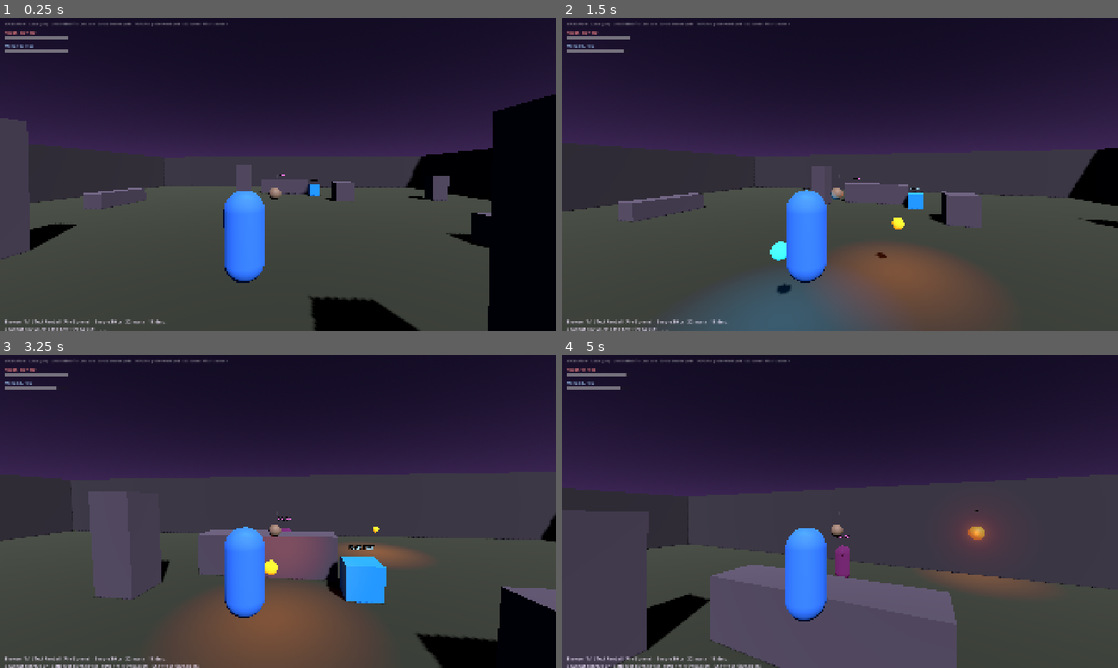
Above: before the commit, frames 1-4 (two rows, left to right).
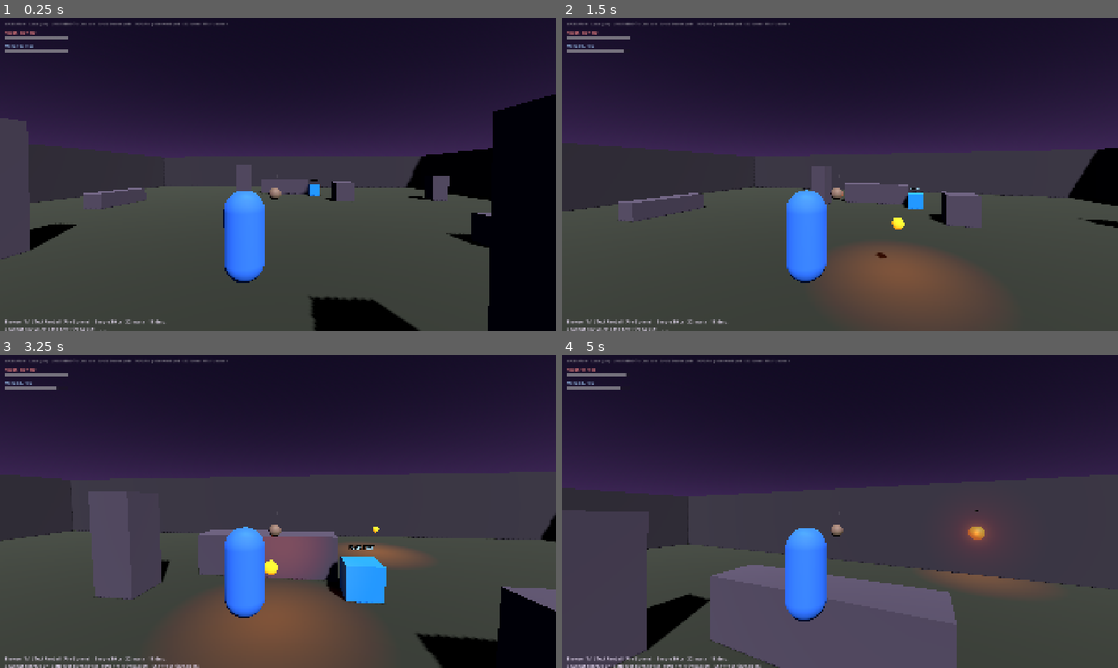
Above: after the commit, the same moments.

Repository: Jacarus/fpmager
Game: Godot game, scene res://Scenes/World/World.tscn
Two runs of this game, one before a commit and one after it. Both use one fixed random seed, a clock stepped at 60 frames per second and the inputs below. This scene is started directly instead of the project's main scene.
Inputs (mouse positions are in pixels of both pictures, inside the frame that each line leads up to):
- Up to frame 1 (0.25 s): no input
- Up to frame 2 (1.5 s): tap Enter at 0.5 s; move the mouse to (867, 174) at 0.52 s; hold W from 0.53 s (still down); tap Shift at 0.6 s; click (867, 174) at 0.67 s; tap Space at 0.77 s; move the mouse to (812, 174) at 1.27 s; tap 1 at 1.35 s
- Up to frame 3 (3.25 s): keep holding W; tap Space at 1.52, 3.02 s; move the mouse to (289, 505) at 2.02 s; tap 2 at 2.1 s; move the mouse to (272, 517) at 2.77 s; tap 3 at 2.85 s; click (272, 517) at 2.92 s
- Up to frame 4 (5 s): keep holding W; move the mouse to (878, 514) at 3.52 s; tap Shift at 3.6 s; tap Space at 3.77, 4.52 s; move the mouse to (795, 508) at 4.27 s; tap 1 at 4.35 s

The runs differ from the first frame. In frame 1, less than 0.1% of the frame differs, in the area x 50-52%, y 50-51%; in frame 2, 4.8%, in the area x 21-57%, y 51-100%; in frame 3, less than 0.1%; in frame 4, 0.3%.

Commit message:
Fix RPC call_local parameter causing client sync issues
Removed 'call_local' from spawn RPCs to prevent local execution when
sending to specific peers. With 'call_local', the server would execute
locally AND send to the peer, which could interfere with transmission.

Fixed:
- _spawn_player_for_peer
- _spawn_basic_caster_for_all
- _spawn_boss_for_all

This should resolve the grey screen issue where clients couldn't receive
world state and were stuck in retry loops.

Diff:
--- a/Scenes/World/World.gd
+++ b/Scenes/World/World.gd
@@ -246,25 +246,24 @@
 	_send_active_spell_impacts(peer_id)
 
 
-@rpc("any_peer", "call_local", "reliable")
+@rpc("authority", "reliable")
 func _spawn_player_for_peer(peer_id: int, spawn_position: Vector3, player_color: Color = Color(0.18, 0.14, 0.24)) -> void:
-	if multiplayer.is_server():
-		if _players.has(peer_id):
-			return
-		print("[World] Spawning player ", peer_id, " local_unique=", multiplayer.get_unique_id())
-		var player := PlayerScene.instantiate()
-		player.name = "Player_%d" % peer_id
-		if player.has_method("setup_multiplayer"):
-			player.setup_multiplayer(peer_id, peer_id == multiplayer.get_unique_id())
-		if player.has_method("set_player_color"):
-			player.set_player_color(player_color)
-		player.position = spawn_position
-		_players_root.add_child(player)
-		_players[peer_id] = player
-		if _player == null or peer_id == multiplayer.get_unique_id():
-			_player = player
-		_refresh_basic_caster_target()
-		_refresh_boss_targets()
+	if _players.has(peer_id):
+		return
+	print("[World] Spawning player ", peer_id, " local_unique=", multiplayer.get_unique_id())
+	var player := PlayerScene.instantiate()
+	player.name = "Player_%d" % peer_id
+	if player.has_method("setup_multiplayer"):
+		player.setup_multiplayer(peer_id, peer_id == multiplayer.get_unique_id())
+	if player.has_method("set_player_color"):
+		player.set_player_color(player_color)
+	player.position = spawn_position
+	_players_root.add_child(player)
+	_players[peer_id] = player
+	if _player == null or peer_id == multiplayer.get_unique_id():
+		_player = player
+	_refresh_basic_caster_target()
+	_refresh_boss_targets()
 
 
 func _on_peer_disconnected(peer_id: int) -> void:
@@ -273,18 +272,17 @@
 	_despawn_player_for_peer.rpc(peer_id)
 
 
-@rpc("any_peer", "call_local", "reliable")
+@rpc("authority", "call_local", "reliable")
 func _despawn_player_for_peer(peer_id: int) -> void:
-	if multiplayer.is_server():
-		var player := _players.get(peer_id) as Node
-		if player != null:
-			player.queue_free()
-			unregister_beam_segment("player:%d" % peer_id)
-			_players.erase(peer_id)
-			if _player == player:
-				_player = null
-			_refresh_basic_caster_target()
-			_refresh_boss_targets()
+	var player := _players.get(peer_id) as Node
+	if player != null:
+		player.queue_free()
+		unregister_beam_segment("player:%d" % peer_id)
+		_players.erase(peer_id)
+		if _player == player:
+			_player = null
+		_refresh_basic_caster_target()
+		_refresh_boss_targets()
 
 
 func _assign_player_color(peer_id: int) -> Color:
@@ -384,10 +382,9 @@
 	_spawn_basic_caster_local(0, Vector3(0, 0.0, -12), _create_random_bot_loadout(), _get_bot_difficulty_data())
 
 
-@rpc("any_peer", "call_local", "reliable")
+@rpc("authority", "reliable")
 func _spawn_basic_caster_for_all(bot_id: int, spawn_position: Vector3, loadout_data: Array, difficulty_data: Dictionary) -> void:
-	if multiplayer.is_server():
-		_spawn_basic_caster_local(bot_id, spawn_position, loadout_data, difficulty_data)
+	_spawn_basic_caster_local(bot_id, spawn_position, loadout_data, difficulty_data)
 
 
 func _spawn_basic_caster_local(bot_id: int, spawn_position: Vector3, loadout_data: Array, difficulty_data: Dictionary) -> void:
@@ -409,10 +406,9 @@
 	_refresh_basic_caster_target()
 
 
-@rpc("any_peer", "call_local", "reliable")
+@rpc("authority", "call_local", "reliable")
 func _despawn_basic_caster_for_all(bot_id: int) -> void:
-	if multiplayer.is_server():
-		_despawn_basic_caster_local(bot_id)
+	_despawn_basic_caster_local(bot_id)
 
 
 func _despawn_basic_caster_local(bot_id: int) -> void:
@@ -538,10 +534,9 @@
 	return _bosses.size()
 
 
-@rpc("any_peer", "call_local", "reliable")
+@rpc("authority", "reliable")
 func _spawn_boss_for_all(boss_id: int, spawn_position: Vector3, settings: Dictionary) -> void:
-	if multiplayer.is_server():
-		_spawn_boss_local(boss_id, spawn_position, settings)
+	_spawn_boss_local(boss_id, spawn_position, settings)
 
 
 func _spawn_boss_local(boss_id: int, spawn_position: Vector3, settings: Dictionary) -> void:
@@ -564,10 +559,9 @@
 		update_boss_health_hud(boss.get_state_data())
 
 
-@rpc("any_peer", "call_local", "reliable")
+@rpc("authority", "call_local", "reliable")
 func _despawn_boss_for_all(boss_id: int) -> void:
-	if multiplayer.is_server():
-		_despawn_boss_local(boss_id)
+	_despawn_boss_local(boss_id)
 
 
 func _despawn_boss_local(boss_id: int) -> void:
